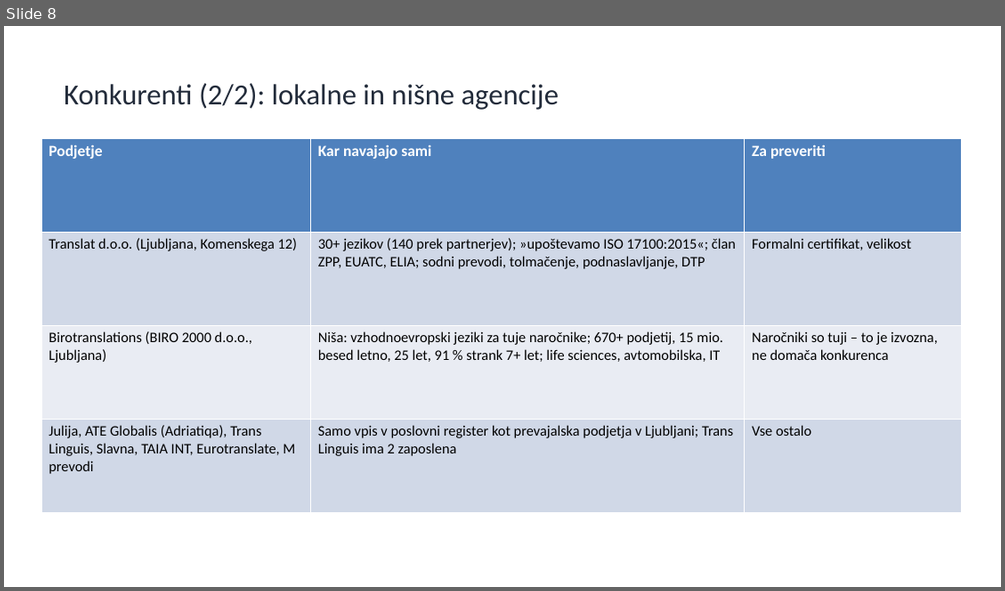
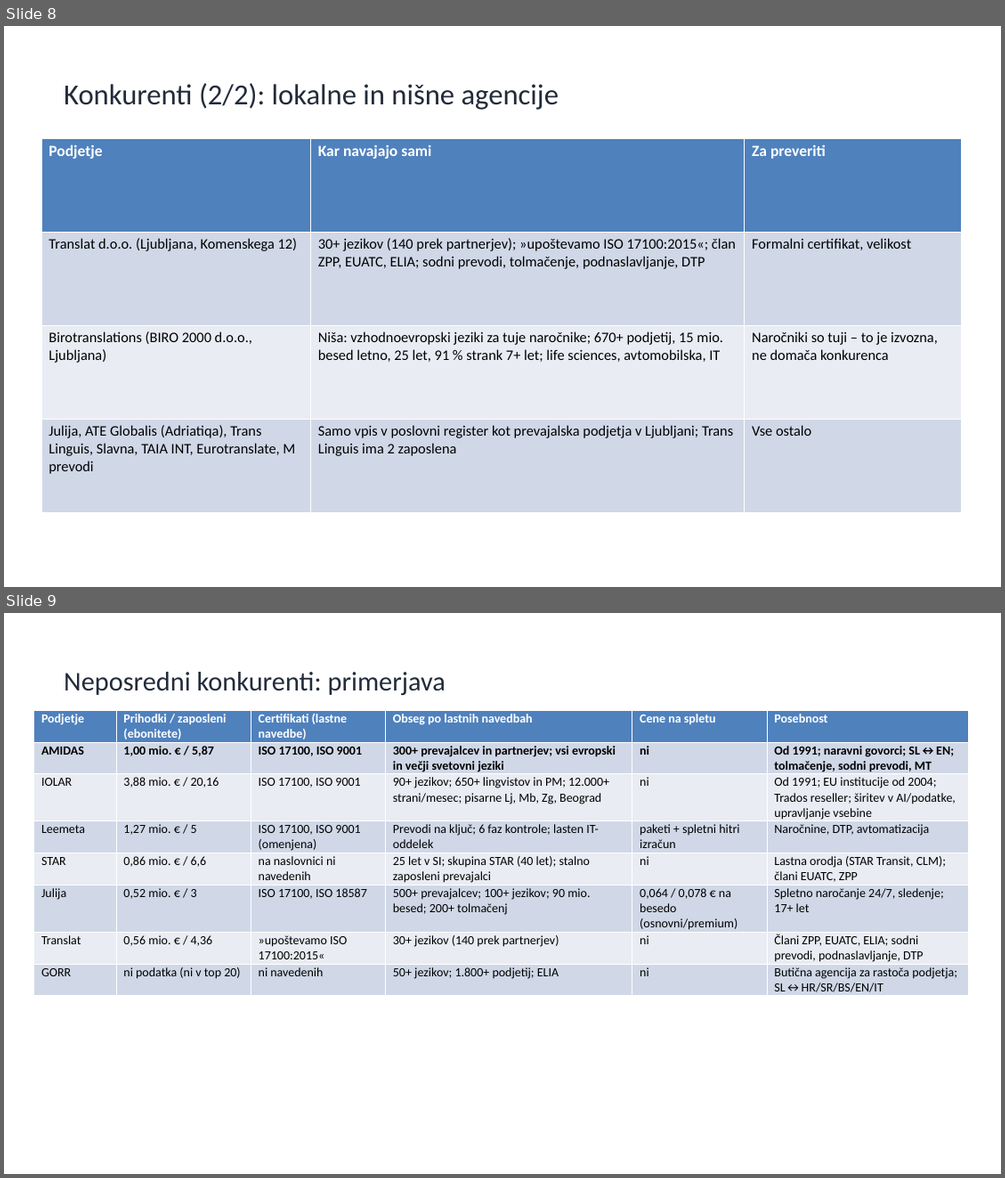
Before and after one commit to matjazambroz/github, a slide deck: analiza/analiza_konkurence_SI.pptx. Shown one above the other, each under a label of ours: slide 8 before the commit, slides 8 and 9 after it. The pictures are 1005x591 and 1005x1178 pixels, drawn with LibreOffice and Linux fonts; fonts in the diff are those of the drawing. Boxes give left, top, right and bottom in pixels: in the first picture for what was removed or moved away, otherwise in the second. Text is boxed around its words. In the diff, an @@ line names an element or a change of style, - is before the commit and + after.

```diff
--- a/analiza/analiza_konkurence_SI.pptx
+++ b/analiza/analiza_konkurence_SI.pptx
@@ slide 9 added at (x1=4, y1=613, x2=1001, y2=1174), background #FFFFFF @@
@@ title added at (x1=64, y1=672, x2=445, y2=696), 26 pt, text #222B3A @@
+Neposredni konkurenti: primerjava
@@ table added at (x1=34, y1=710, x2=969, y2=996), 8 rows, 6 columns @@
+Podjetje | Prihodki / zaposleni (ebonitete) | Certifikati (lastne navedbe) | Obseg po lastnih navedbah | Cene na spletu | Posebnost
+AMIDAS | 1,00 mio. € / 5,87 | ISO 17100, ISO 9001 | 300+ prevajalcev in partnerjev; vsi evropski in večji svetovni jeziki | ni | Od 1991; naravni govorci; SL↔EN; tolmačenje, sodni prevodi, MT
+IOLAR | 3,88 mio. € / 20,16 | ISO 17100, ISO 9001 | 90+ jezikov; 650+ lingvistov in PM; 12.000+ strani/mesec; pisarne Lj, Mb, Zg, Beograd | ni | Od 1991; EU institucije od 2004; Trados reseller; širitev v AI/podatke, upravljanje vsebine
+Leemeta | 1,27 mio. € / 5 | ISO 17100, ISO 9001 (omenjena) | Prevodi na ključ; 6 faz kontrole; lasten IT-oddelek | paketi + spletni hitri izračun | Naročnine, DTP, avtomatizacija
+STAR | 0,86 mio. € / 6,6 | na naslovnici ni navedenih | 25 let v SI; skupina STAR (40 let); stalno zaposleni prevajalci | ni | Lastna orodja (STAR Transit, CLM); člani EUATC, ZPP
+Julija | 0,52 mio. € / 3 | ISO 17100, ISO 18587 | 500+ prevajalcev; 100+ jezikov; 90 mio. besed; 200+ tolmačenj | 0,064 / 0,078 € na besedo (osnovni/premium) | Spletno naročanje 24/7, sledenje; 17+ let
+Translat | 0,56 mio. € / 4,36 | »upoštevamo ISO 17100:2015« | 30+ jezikov (140 prek partnerjev) | ni | Člani ZPP, EUATC, ELIA; sodni prevodi, podnaslavljanje, DTP
+GORR | ni podatka (ni v top 20) | ni navedenih | 50+ jezikov; 1.800+ podjetij; ELIA | ni | Butična agencija za rastoča podjetja; SL↔HR/SR/BS/EN/IT
```
Also in this commit, not shown: 5 slides changed, 1 other file.
